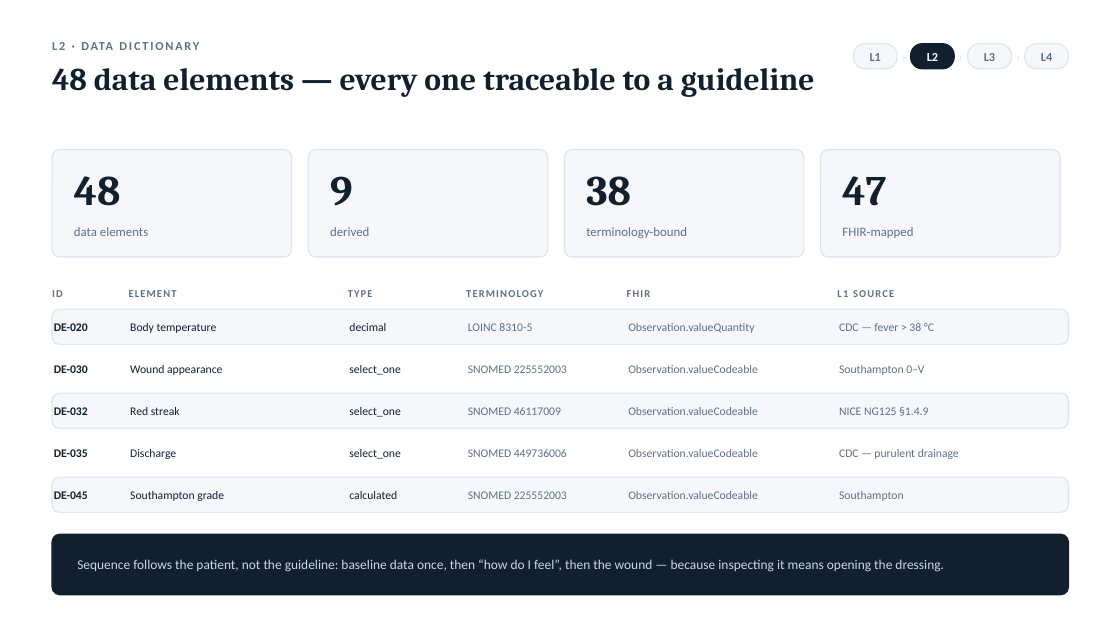
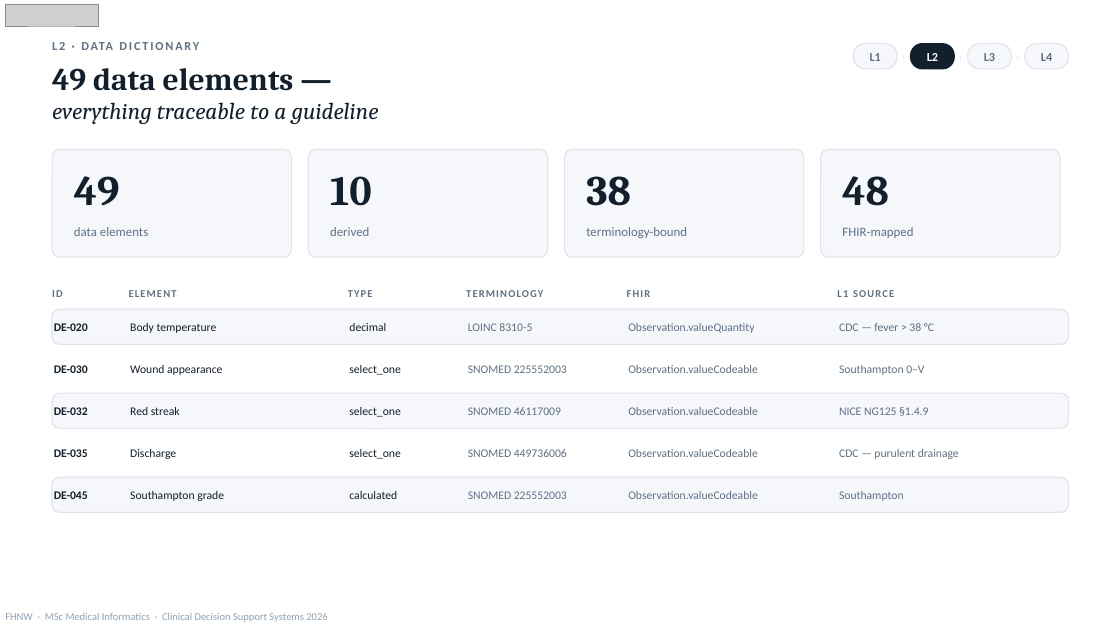
Before and after one commit to Sivanajani/smart-wound-guideline-app, a slide deck: slide 7 of submission/WundCheck_CDSS_Presentation.pptx. Drawn at 1120x630 pixels with LibreOffice and Linux fonts; fonts in the diff are those of the drawing; grey boxes stand for pictures. Boxes give left, top, right and bottom in pixels: in the first picture for what was removed or moved away, otherwise in the second. Text is boxed around its words. In the diff, an @@ line names an element or a change of style, - is before the commit and + after.

```diff
--- a/submission/WundCheck_CDSS_Presentation.pptx
+++ b/submission/WundCheck_CDSS_Presentation.pptx
@@ picture added at (5,4,98,26) @@
@@ text at (52,68,379,124): text changed; size 27 to 20 pt; bold off; italic on @@
-48 data elements — every one traceable to a guideline
+49 data elements —
+everything traceable to a guideline
@@ text at (74,176,120,206): text changed @@
-48
+49
@@ text at (330,176,372,206): text changed @@
-9
+10
@@ text at (842,176,889,206): text changed @@
-47
+48
@@ rounded rectangle removed at (52,534,1069,595) @@
@@ text removed at (77,559,944,572) @@
-Sequence follows the patient, not the guideline: baseline data once, then “how do I feel”, then the wound — because inspecting it means opening the dressing.
@@ text added at (5,613,327,622), 9 pt, text #8FA3B8 @@
+FHNW · MSc Medical Informatics · Clinical Decision Support Systems 2026
```
Also in this commit, not shown: 24 other slides changed, 1 slide added, 1 slide removed, 4 other files.
